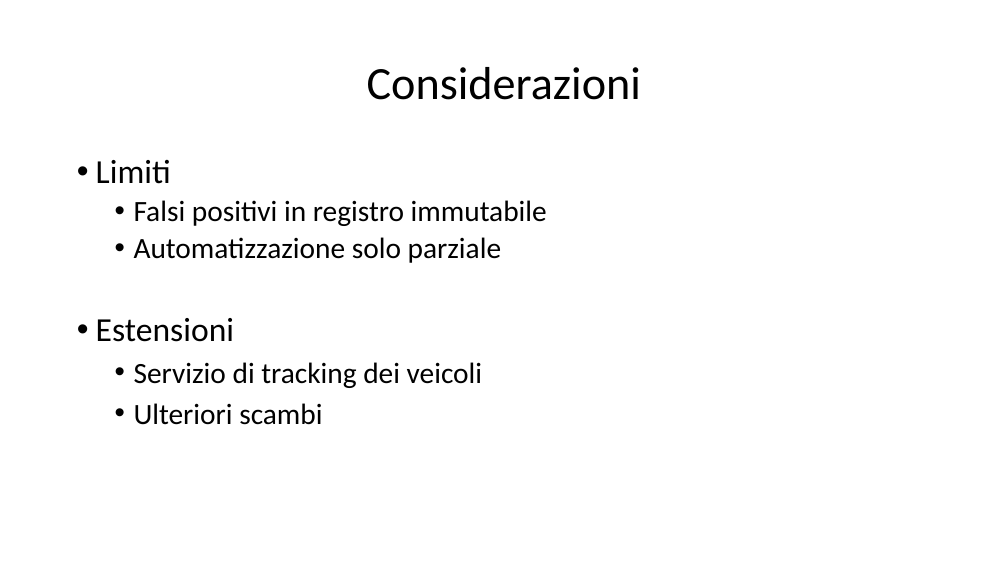
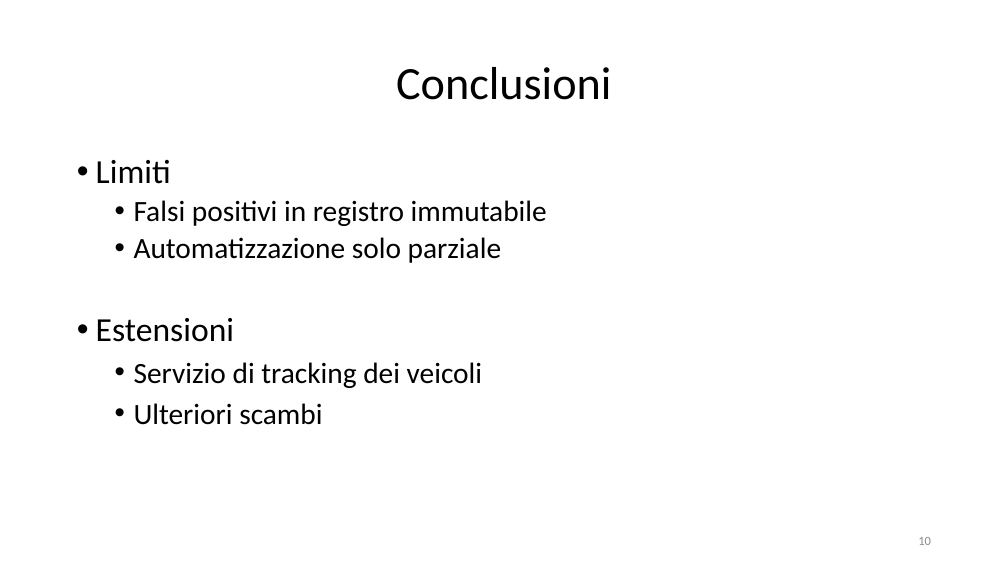
Before and after one commit to dmell/FinalDissertation_BSc, a slide deck: slide 16 of 186893-MelottiDamiano.pptx (slide 12 before the commit). Drawn at 1008x567 pixels with LibreOffice and Linux fonts; fonts in the diff are those of the drawing. Boxes give left, top, right and bottom in pixels: in the first picture for what was removed or moved away, otherwise in the second. Text is boxed around its words. In the diff, an @@ line names an element or a change of style, - is before the commit and + after.

```diff
--- a/186893-MelottiDamiano.pptx
+++ b/186893-MelottiDamiano.pptx
@@ title at bbox=[396, 67, 611, 100]: text changed @@
-Considerazioni
+Conclusioni
@@ text added at bbox=[918, 537, 931, 545], 12 pt, text #8C8C8C @@
+10
```
Also in this commit, not shown: 7 other slides changed, 7 slides added, 4 slides removed, 1 other file.
